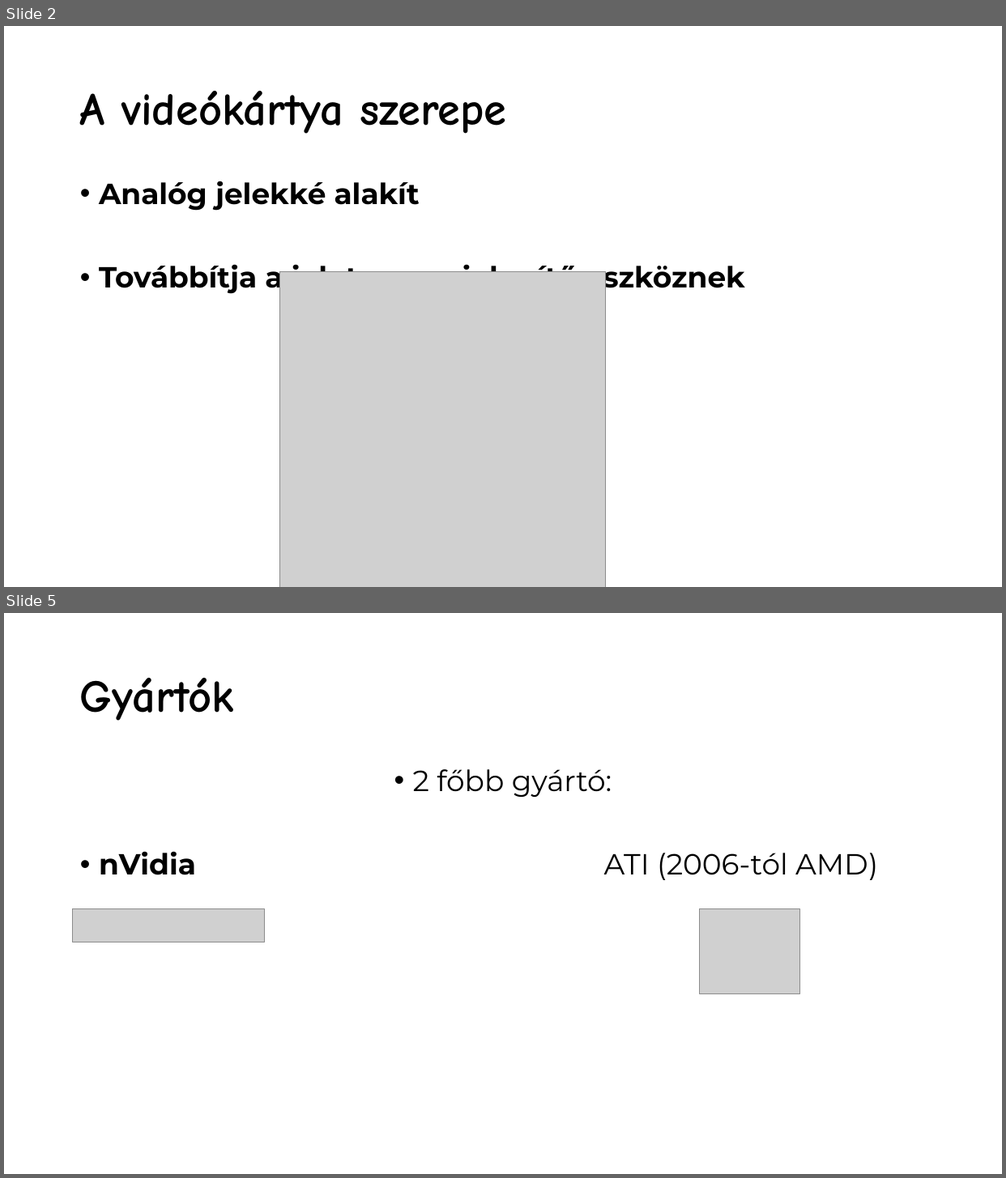
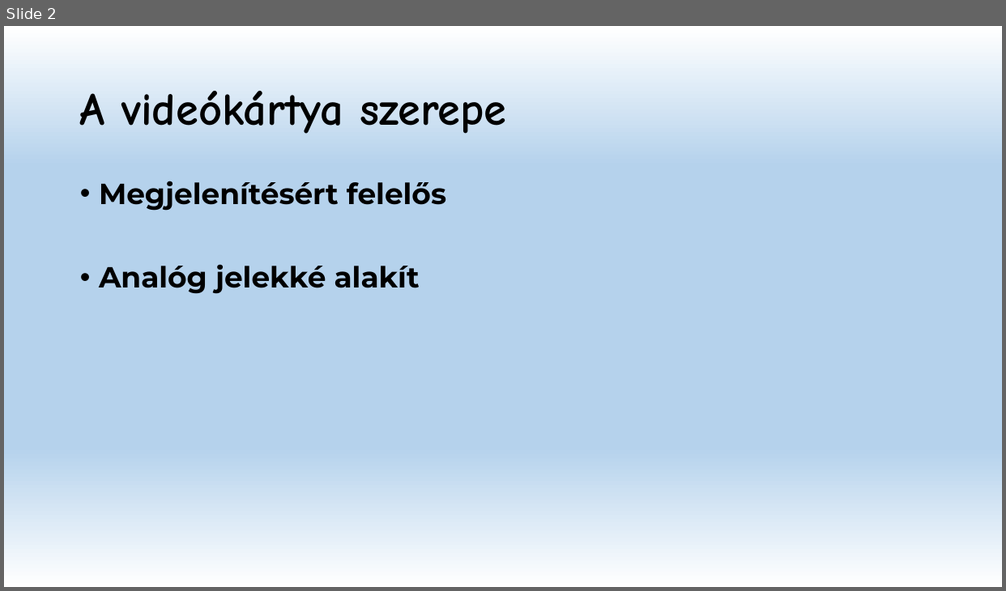
Before and after one commit to Sauher/SchauerRepo, a slide deck: Videókártya.pptx. Shown one above the other, each under a label of ours: slides 2 and 5 before the commit, slide 2 after it; the slides between them are not shown. The pictures are 1006x1178 and 1006x591 pixels, drawn with LibreOffice and Linux fonts; fonts in the diff are those of the drawing; grey boxes stand for pictures; background and template pictures are left out. Boxes give left, top, right and bottom in pixels: in the first picture for what was removed or moved away, otherwise in the second. Text is boxed around its words. In the diff, an @@ line names an element or a change of style, - is before the commit and + after.

```diff
--- a/Videókártya.pptx
+++ b/Videókártya.pptx
@@ slide 5 removed at (x1=4, y1=613, x2=1002, y2=1174), background picture (left out) @@
@@ title removed at (x1=80, y1=678, x2=234, y2=721) @@
-Gyártók
@@ text removed at (x1=99, y1=769, x2=878, y2=880) @@
-• 2 főbb gyártó:
-• nVidia ATI (2006-tól AMD)
@@ picture removed at (x1=73, y1=909, x2=265, y2=943) @@
@@ picture removed at (x1=700, y1=909, x2=799, y2=994) @@
@@ slide 2 changed as well @@
@@ background picture (left out) to gradient #FFFFFF to #B5D2EC @@
@@ text at (x1=99, y1=181, x2=446, y2=211): paragraph added @@
+• Megjelenítésért felelős
@@ text at (x1=99, y1=260, x2=745, y2=296): paragraph removed @@
-• Továbbítja a jelet a megjelenítő eszköznek
@@ picture removed at (x1=280, y1=272, x2=606, y2=587) @@
```
Also in this commit, not shown: 2 other slides changed, 5 slides added, 3 other slides removed.
